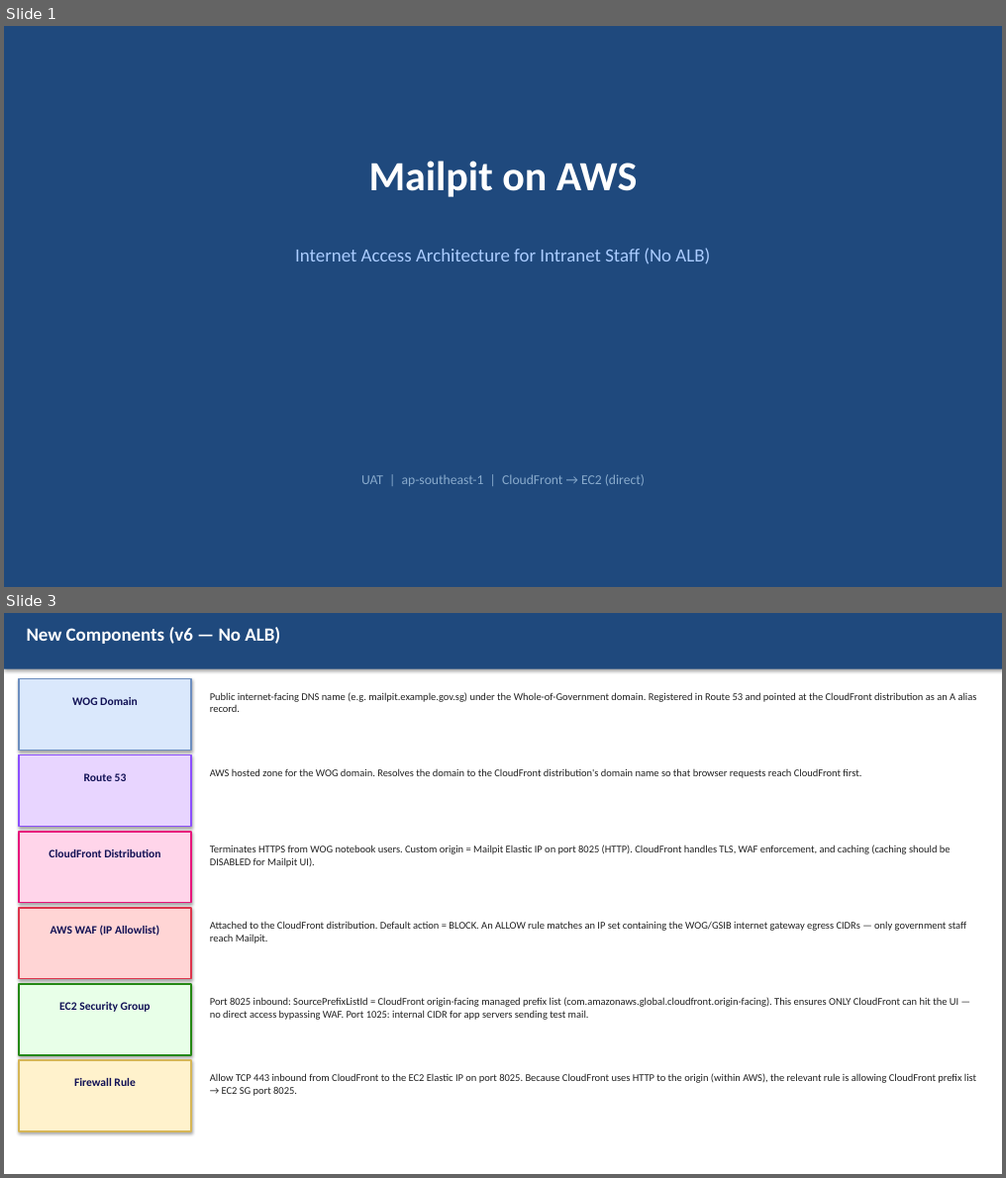
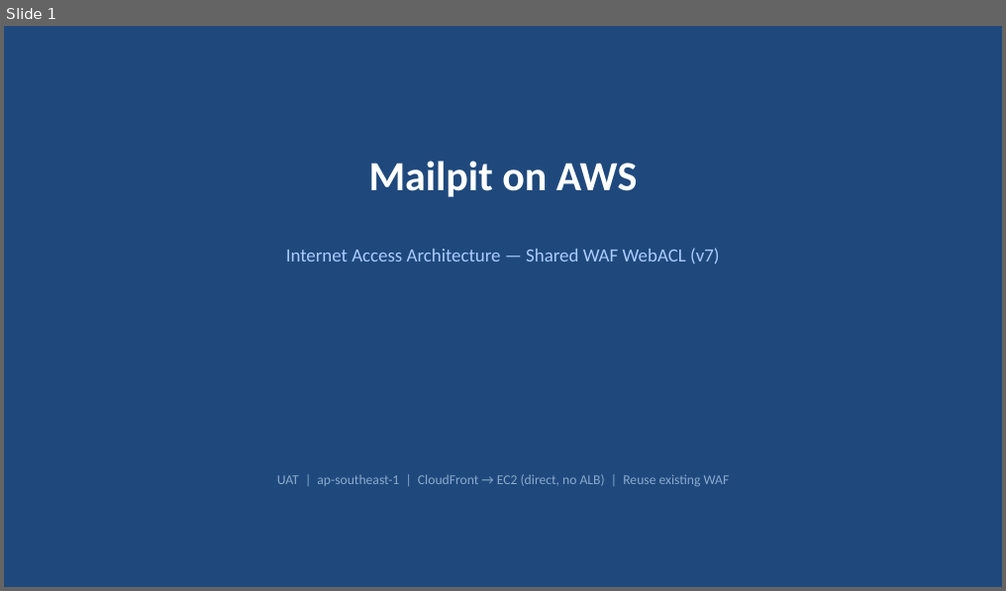
Before and after one commit to kktanws1-cpu/Cloudwatchdashboard, a slide deck: infrastructure/mailpit/Mailpit_Architecture_Update.pptx. Shown one above the other, each under a label of ours: slides 1 and 3 before the commit, slide 1 after it; the slides between them are not shown. The pictures are 1006x1178 and 1006x591 pixels, drawn with LibreOffice and Linux fonts; fonts in the diff are those of the drawing. Boxes give left, top, right and bottom in pixels: in the first picture for what was removed or moved away, otherwise in the second. Text is boxed around its words. In the diff, an @@ line names an element or a change of style, - is before the commit and + after.

```diff
--- a/infrastructure/mailpit/Mailpit_Architecture_Update.pptx
+++ b/infrastructure/mailpit/Mailpit_Architecture_Update.pptx
@@ slide 3 removed at (4, 613, 1002, 1174), background #FFFFFF @@
@@ rectangle removed at (4, 613, 1002, 669) @@
@@ text removed at (27, 627, 280, 644) @@
-New Components (v6 — No ALB)
@@ rectangle removed at (19, 679, 191, 750) @@
@@ text removed at (72, 697, 138, 705) @@
-WOG Domain
@@ text removed at (210, 692, 977, 712) @@
-Public internet-facing DNS name (e.g. mailpit.example.gov.sg) under the Whole-of-Government domain. Registered in Route 53 and pointed at the CloudFront distribution as an A alias record.
@@ rectangle removed at (19, 756, 191, 827) @@
@@ text removed at (84, 773, 127, 781) @@
-Route 53
@@ text removed at (210, 768, 861, 778) @@
-AWS hosted zone for the WOG domain. Resolves the domain to the CloudFront distribution's domain name so that browser requests reach CloudFront first.
@@ rectangle removed at (19, 832, 191, 903) @@
@@ text removed at (49, 850, 160, 858) @@
-CloudFront Distribution
@@ text removed at (210, 845, 950, 867) @@
-Terminates HTTPS from WOG notebook users. Custom origin = Mailpit Elastic IP on port 8025 (HTTP). CloudFront handles TLS, WAF enforcement, and caching (caching should be DISABLED for Mailpit UI).
@@ rectangle removed at (19, 908, 191, 979) @@
@@ text removed at (51, 925, 159, 936) @@
-AWS WAF (IP Allowlist)
@@ text removed at (210, 921, 966, 944) @@
-Attached to the CloudFront distribution. Default action = BLOCK. An ALLOW rule matches an IP set containing the WOG/GSIB internet gateway egress CIDRs — only government staff reach Mailpit.
@@ rectangle removed at (19, 984, 191, 1056) @@
@@ text removed at (210, 997, 958, 1020) @@
-Port 8025 inbound: SourcePrefixListId = CloudFront origin-facing managed prefix list (com.amazonaws.global.cloudfront.origin-facing). This ensures ONLY CloudFront can hit the UI — no direct access bypassing WAF. Port 1025: internal CIDR for app servers sending test mail.
@@ text removed at (59, 1002, 151, 1012) @@
-EC2 Security Group
@@ rectangle removed at (19, 1060, 191, 1132) @@
@@ text removed at (74, 1078, 135, 1086) @@
-Firewall Rule
@@ text removed at (210, 1073, 976, 1096) @@
-Allow TCP 443 inbound from CloudFront to the EC2 Elastic IP on port 8025. Because CloudFront uses HTTP to the origin (within AWS), the relevant rule is allowing CloudFront prefix list → EC2 SG port 8025.
@@ slide 1 changed as well @@
@@ text at (286, 248, 720, 265): text changed @@
-Internet Access Architecture for Intranet Staff (No ALB)
+Internet Access Architecture — Shared WAF WebACL (v7)
@@ text at (277, 474, 730, 486): text changed @@
-UAT | ap-southeast-1 | CloudFront → EC2 (direct)
+UAT | ap-southeast-1 | CloudFront → EC2 (direct, no ALB) | Reuse existing WAF
```
Also in this commit, not shown: 2 other slides changed, 2 slides added, 1 other slide removed, 1 other file.
